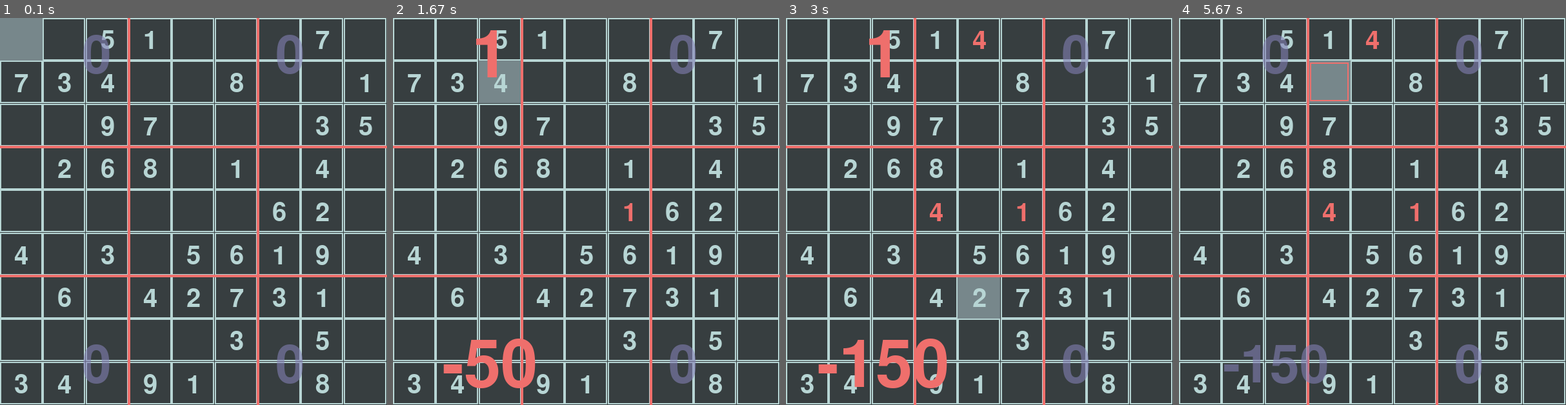
Above: before the commit, frames 1-4 (left to right).
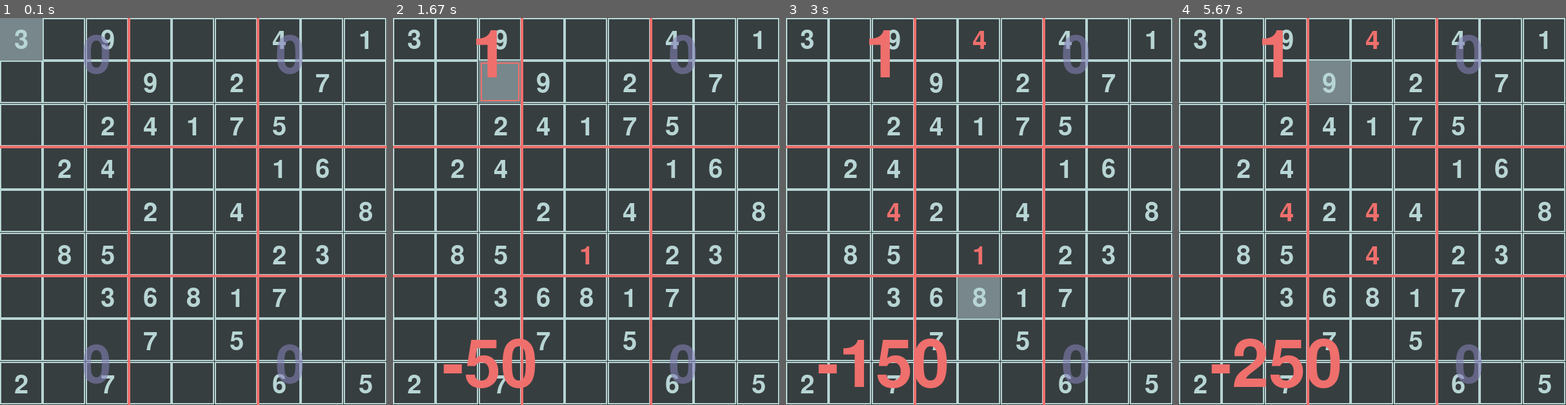
Above: after the commit, the same moments.

Repository: leifer98/soduko-python
Game: pygame game, started from soduko.py
Same seed, same stepped clock (60 frames per second), same inputs: the game is played once before the commit and once after it.
Inputs (mouse positions are in pixels of both pictures, inside the frame that each line leads up to):
- Up to frame 1 (0.1 s): no input
- Up to frame 2 (1.67 s): press the mouse at (710, 199) at 0.37 s; move the mouse to (648, 219) at 0.47 s; release the mouse at (586, 234) at 0.6 s; tap 1 at 0.67 s; click (644, 76) at 1.05 s; hold Right from 1.33 s (still down); tap Space at 1.4 s; click (485, 68) at 1.42 s
- Up to frame 3 (3 s): tap Space at 1.7, 1.9, 2.23, 2.53, 2.73 s; release Right at 1.8 s; hold Up 1.83-2.13 s; click (987, 79) at 1.92 s; tap 4 at 1.98, 2.32 s; hold Right 2.17-2.63 s; click (840, 199) at 2.25 s; hold Left from 2.67 s (still down); click (960, 312) at 2.75 s
- Up to frame 4 (5.67 s): tap Space at 3.03, 3.3, 3.63, 4.03, 4.37, 4.67, 4.87, 5.17, 5.43 s; release Left at 3.2 s; hold Down 3.23-3.53 s; click (1376, 250) at 3.32 s; tap 4 at 3.38, 3.72, 4.45, 4.95 s; hold Up 3.57-3.93 s; click (1372, 257) at 3.65 s; hold Up 3.97-4.27 s; click (1519, 358) at 4.05 s; hold Right 4.3-4.77 s; click (1473, 273) at 4.38 s; hold Left 4.8-5.33 s; click (1318, 130) at 4.88 s; hold Down from 5.37 s (still down); click (1310, 83) at 5.45 s

The runs differ from the first frame. In frame 1, 4.6% of the frame differs, in the area x 3-97%, y 3-98%; in frame 2, 4.7%; in frame 3, 4.7%; in frame 4, 7.9%.

Commit message:
added more sodukoes(file creating it not rdy)

Diff:
--- a/main_game.py
+++ /dev/null
@@ -1,154 +0,0 @@
-import pygame
-import time, random
-
-pygame.init()
-
-display_width, display_height, car_width, car_height, buttons = 800, 600, 73, 82, []
-black, white, red, green, blue = (0,0,0), (255,255,255), (255,0,0), (0,255,0), (0,0,255)
-light_red, light_green, light_blue = (255,100,100), (100,255,100), (100,100,255)
-
-gameDisplay = pygame.display.set_mode((display_width,display_height))
-pygame.display.set_caption('Soduko')
-clock = pygame.time.Clock()
-
-carImg = pygame.image.load('../pygame tutorial/racecar.png') #transpernt using gimp
-
-def button(thingColor,thingX,thingY,thingW,thingH,string,textSize, func = None, hover = False):
-    largeText = pygame.font.Font('freesansbold.ttf', textSize)
-    textSurf, textRect = text_objects(string, largeText)
-    textRect.center = (thingX+(thingW / 2), thingY+(thingH / 2))
-
-    if [string,func,[thingX,thingX+thingW,thingY,thingY+thingH],not hover] in buttons:
-        if thingColor == blue:
-            thingColor = light_blue
-        if thingColor == red:
-            thingColor = light_red
-    elif not [string,func,[thingX,thingX+thingW,thingY,thingY+thingH],hover] in buttons:
-        buttons.append([string,func,[thingX,thingX+thingW,thingY,thingY+thingH],hover])
-
-    pygame.draw.rect(gameDisplay, thingColor, [thingX, thingY, thingW, thingH])
-    gameDisplay.blit(textSurf, textRect)
-
-def Bquit():
-    pygame.quit()
-    quit()
-
-def dodged_count(count):
-    font = pygame.font.SysFont(None,25)
-    text = font.render('Dodged: '+str(count),True,black)
-    gameDisplay.blit(text, (0,0))
-
-def things(thingX,thingY,thingW,thingH,thingColor):
-    pygame.draw.rect(gameDisplay, thingColor, [thingX,thingY,thingW,thingH])
-
-def car(x,y):
-    gameDisplay.blit(carImg,(x,y))
-
-def text_objects(text, font):
-    textSurface = font.render(text, True, black)
-    return  textSurface, textSurface.get_rect()  #power of python returning 2 objects
-
-def message_display(text):
-    largeText = pygame.font.Font('freesansbold.ttf',115)
-    textSurf, textRect = text_objects(text, largeText)
-    textRect.center = ((display_width/2),(display_height/2))
-    gameDisplay.blit(textSurf, textRect)
-    pygame.display.update()
-    time.sleep(2)
-    game_loop()
-
-def crash():
-    message_display('You Crashed !')
-
-def game_intro():
-    intro = True
-    while intro:
-        for event in pygame.event.get():
-
-            if event.type == pygame.MOUSEMOTION:
-                # possible shorter with pygame.mouse.get_pos()
-                for b in buttons:
-                    if b[2][1] > event.pos[0] > b[2][0] and b[2][3] > event.pos[1] > b[2][2]:
-                        # []string,func,[thingX,thingX+thingW,thingY,thingY+thingH],hover]
-                        b[3] = True
-                    elif b[3]:
-                        buttons.remove(b)
-            if event.type == pygame.MOUSEBUTTONUP:
-                for b in buttons:
-                    if b[2][1] > event.pos[0] > b[2][0] and b[2][3] > event.pos[1] > b[2][2]:
-                        if b[1] is not None:
-                            b[1]()
-            if event.type == pygame.QUIT:
-                pygame.quit()
-                quit()
-
-        gameDisplay.fill(white)
-        largeText = pygame.font.Font('freesansbold.ttf', 115)
-        textSurf, textRect = text_objects('Soduko', largeText)
-        textRect.center = ((display_width * 0.5), (display_height * 0.35))
-        gameDisplay.blit(textSurf, textRect)
-        # button(thingColor,thingX,thingY,thingW,thingH,string,textSize, func = None):
-        button(blue,display_width*0.2,display_height*0.8,100,50,'start',35,game_loop)
-        button(red,display_width*0.7,display_height*0.8,100,50,'quit',35,Bquit)
-        pygame.display.update()
-        clock.tick(60)
-
-def game_loop():
-    x = (display_width * 0.45)
-    y = (display_height * 0.8)
-    x_change = 0
-    thing_height, thing_width, thing_speed, score = 100, 100, 3, 0
-    thing_startY, thing_startX = -600, random.randrange(0, display_width-thing_width)
-    gameExit = False
-
-    while not gameExit:
-        for event in pygame.event.get():
-            if event.type == pygame.QUIT:
-                pygame.quit()
-                quit()
-            if event.type == pygame.KEYDOWN:
-                if event.key == pygame.K_LEFT:
-                    x_change = -5
-                if event.key == pygame.K_RIGHT:
-                    x_change = 5
-            if event.type == pygame.KEYUP:
-                if event.key == pygame.K_LEFT or event.key == pygame.K_RIGHT:
-                    x_change = 0
-            # print(event) # types all events occured, great for event and idea discovery!
-
-        x += x_change
-        gameDisplay.fill(white)
-        # things(thingX,thingY,thingW,thingH,thingColor) , nice way to comment and help
-        things(thing_startX,thing_startY,thing_width,thing_height,black)
-        thing_startY += thing_speed
-        car(x,y)
-        dodged_count(score)
-        if x > (display_width-car_width) or x < 0:
-            crash()
-        if thing_startY > (display_height):
-            thing_startY = -600
-            thing_startX = random.randrange(0, display_width-thing_width)
-            score += 1
-            thing_speed += 0.75
-
-        # look what you hav done son and what u shouldve done below....
-        # if (thing_startX < x < thing_startX+thing_width and
-        #     thing_startY < y <thing_startY+thing_height) or \
-        #         (thing_startX < (x+car_width) < thing_startX + thing_width and
-        #          thing_startY < (y+car_height) < thing_startY + thing_height) or \
-        #         (thing_startX < (x+car_width) < thing_startX+thing_width and
-        #     thing_startY < y <thing_startY+thing_height) or \
-        #         (thing_startX < x < thing_startX + thing_width and
-        #          thing_startY < (y+car_height) < thing_startY + thing_height):
-        #     crash()
-
-        if y < thing_startY+thing_height:
-            if thing_startX<x<thing_startX+thing_width or \
-                    thing_startX<x+car_width<thing_startX+thing_width:
-                crash()
-
-        pygame.display.update()
-        clock.tick(60)
-game_intro()
-pygame.quit()
-quit()
--- a/soduko.py
+++ b/soduko.py
@@ -22,16 +22,34 @@
 #           [0,0,0,0,0,1,8,0,9],
 #           [0,0,0,0,0,8,4,0,0]]
 # medium
-matrix = [[0,0,5,1,0,0,0,7,0],
-          [7,3,4,0,0,8,0,0,1],
-          [0,0,9,7,0,0,0,3,5],
-          [0,2,6,8,0,1,0,4,0],
-          [0,0,0,0,0,0,6,2,0],
-          [4,0,3,0,5,6,1,9,0],
-          [0,6,0,4,2,7,3,1,0],
-          [0,0,0,0,0,3,0,5,0],
-          [3,4,0,9,1,0,0,8,0]]
-
+# matrix = [[5,0,3,0,0,7,0,6,0],
+#           [1,9,0,0,2,0,0,4,0],
+#           [0,0,0,4,0,0,0,0,8],
+#           [6,0,0,0,3,0,8,0,0],
+#           [0,7,0,5,0,2,0,3,0],
+#           [0,2,4,0,1,0,0,0,9],
+#           [7,0,0,0,0,9,0,0,0],
+#           [0,3,0,0,8,0,0,7,6],
+#           [0,5,0,1,0,0,2,0,0]]
+# matrix = [[0,0,5,1,0,0,0,7,0],
+#           [7,3,4,0,0,8,0,0,1],
+#           [0,0,9,7,0,0,0,3,5],
+#           [0,2,6,8,0,1,0,4,0],
+#           [0,0,0,0,0,0,6,2,0],
+#           [4,0,3,0,5,6,1,9,0],
+#           [0,6,0,4,2,7,3,1,0],
+#           [0,0,0,0,0,3,0,5,0],
+#           [3,4,0,9,1,0,0,8,0]]
+# easy
+matrix = [[3,0,9,0,0,0,4,0,1],
+          [0,0,0,9,0,2,0,7,0],
+          [0,0,2,4,1,7,5,0,0],
+          [0,2,4,0,0,0,1,6,0],
+          [0,0,0,2,0,4,0,0,8],
+          [0,8,5,0,0,0,2,3,0],
+          [0,0,3,6,8,1,7,0,0],
+          [0,0,0,7,0,5,0,0,0],
+          [2,0,7,0,0,0,6,0,5]]
 
 def upside(matrix):
     opp = []
@@ -300,14 +318,6 @@
     textSurf2, textRect2 = text_objects(str(score2), largeText2, blue)
     textSurf2.set_alpha(150)
 
-    # if delay > 0:
-    #     largeText = pygame.font.SysFont('britannic', int(height / 4))
-    #     if winloss:
-    #         textSurf, textRect = text_objects(str(score), largeText, green)
-    #     else:
-    #         textSurf, textRect = text_objects(str(score), largeText, red)
-
-
     if not player:
         if delay > 0:
             largeText = pygame.font.SysFont('britannic', int(height / 4))
--- a/soduko1.py
+++ /dev/null
@@ -1,60 +0,0 @@
-import pygame
-
-pygame.init()
-screen = pygame.display.set_mode((450, 450))
-clock = pygame.time.Clock()
-font = pygame.font.SysFont("Arial", 20)
-
-
-class Button:
-    """Create a button, then blit the surface in the while loop"""
-
-    def __init__(self, text,  pos, font, bg="black", feedback=""):
-        self.x, self.y = pos
-        self.font = pygame.font.SysFont("Arial", font)
-        if feedback == "":
-            self.feedback = "text"
-        else:
-            self.feedback = feedback
-        self.change_text(text, bg)
-
-    def change_text(self, text, bg="black"):
-        """Change the text whe you click"""
-        self.text = self.font.render(text, 1, pygame.Color("White"))
-        self.size = self.text.get_size()
-        self.surface = pygame.Surface(self.size)
-        self.surface.fill(bg)
-        self.surface.blit(self.text, (0, 0))
-        self.rect = pygame.Rect(self.x, self.y, self.size[0], self.size[1])
-
-    def show(self):
-        screen.blit(button1.surface, (self.x, self.y))
-
-    def click(self, event):
-        x, y = pygame.mouse.get_pos()
-        if event.type == pygame.MOUSEBUTTONDOWN:
-            if pygame.mouse.get_pressed()[0]:
-                if self.rect.collidepoint(x, y):
-                    self.change_text(self.feedback, bg="red")
-
-
-def mainloop():
-    """ The infinite loop where things happen """
-    while True:
-        for event in pygame.event.get():
-            if event.type == pygame.QUIT:
-                pygame.quit()
-            button1.click(event)
-        button1.show()
-        clock.tick(30)
-        pygame.display.update()
-
-
-button1 = Button(
-    "Click here",
-    (100, 100),
-    font=30,
-    bg="navy",
-    feedback="You clicked me")
-
-mainloop()
--- /dev/null
+++ b/soduo-maker.py
@@ -0,0 +1,22 @@
+print('type here:')
+a = list(input())
+list = [[7,0,6,0,0,0,0,8,0],
+          [0,0,2,1,0,0,0,0,6],
+          [0,0,0,0,0,0,0,0,7],
+          [0,9,0,0,0,0,3,5,0],
+          [8,0,0,5,0,0,0,0,0],
+          [0,1,0,0,2,0,0,0,0],
+          [0,0,0,2,7,6,0,0,0],
+          [0,0,0,0,0,1,8,0,9],
+          [0,0,0,0,0,8,4,0,0]]
+
+for i in range(0,9):
+    for j in range(0,9):
+        print(i,j,  int(i*9 + j))
+        # print(list[i])
+        # list[i].append(int(a[x]))
+        list[i][j] = int(a[(int(i*9 + j))])
+# list[5].append(3)
+# list[6].append(3)
+print(a)
+print(list)
